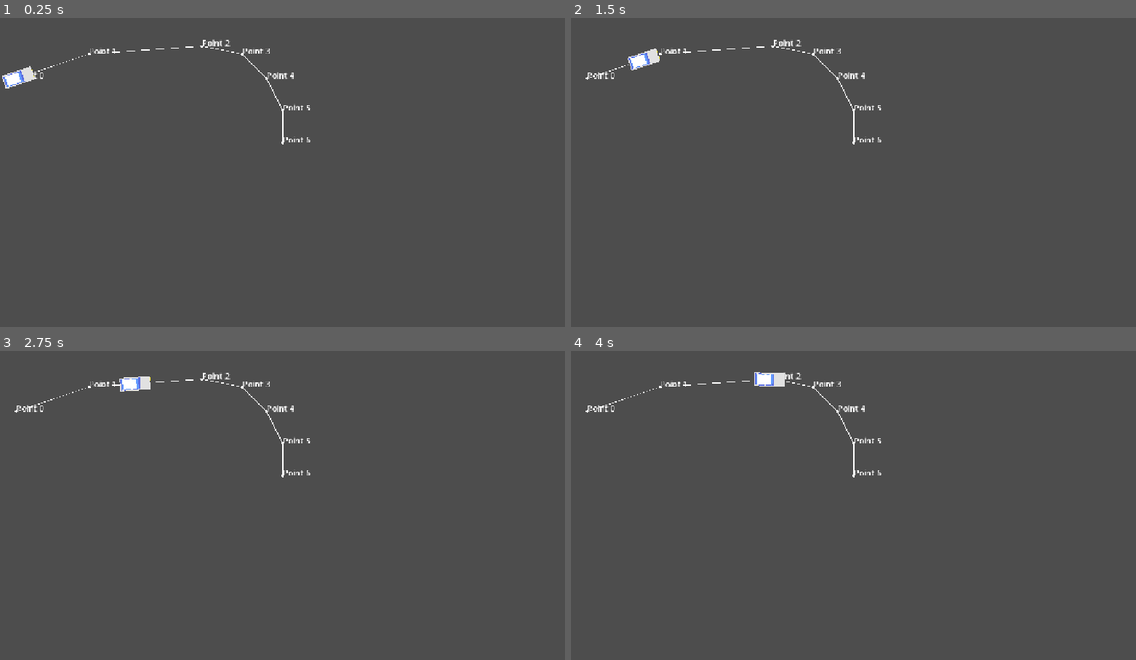
Above: before the commit, frames 1-4 (two rows, left to right).
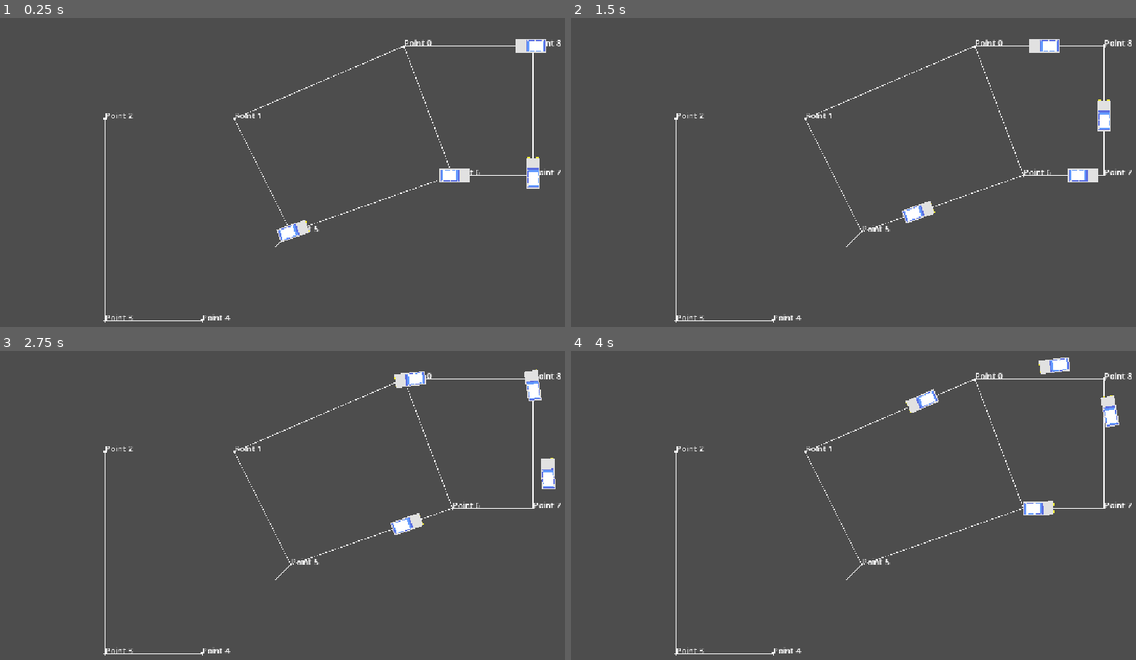
Above: after the commit, the same moments.

Repository: VovqaGuss/Town_sim
Game: Godot game, scene res://prefubs/scene/Polygons/test_polygon.tscn
Two runs of this game, one before a commit and one after it. Both use one fixed random seed, a clock stepped at 60 frames per second and the inputs below. The project has no main scene, so this scene is started directly.
Inputs (mouse positions are in pixels of both pictures, inside the frame that each line leads up to):
- Up to frame 1 (0.25 s): no input
- Up to frame 2 (1.5 s): move the mouse to (989, 153) at 0.52 s; click (989, 153) at 0.67 s; drag from (746, 184) to (633, 64) at 1.27 s
- Up to frame 3 (2.75 s): move the mouse to (350, 431) at 2.02 s; click (350, 431) at 2.17 s
- Up to frame 4 (4 s): drag from (830, 567) to (689, 452) at 2.77 s; move the mouse to (1034, 551) at 3.52 s; click (1034, 551) at 3.67 s

The runs differ from the first frame. In frame 1, 2.4% of the frame differs, in the area x 0-100%, y 6-99%; in frame 2, 2.6%, in the area x 2-100%, y 6-99%; in frame 3, 2.5%; in frame 4, 2.5%.

Commit message:
TrafficLights

Diff:
--- a/vsoh-georaphy/prefubs/scene/Polygons/test_polygon.tscn
+++ b/vsoh-georaphy/prefubs/scene/Polygons/test_polygon.tscn
@@ -7,44 +7,56 @@
 [sub_resource type="Resource" id="Resource_urinb"]
 script = ExtResource("2_urinb")
 name = "Point 0"
-position = Vector2(32, 144)
-next_points = Array[int]([1])
+position = Vector2(800, 80)
+next_points = Array[int]([1, 8, 6])
 
 [sub_resource type="Resource" id="Resource_dm12r"]
 script = ExtResource("2_urinb")
 name = "Point 1"
-position = Vector2(176, 96)
-next_points = Array[int]([2])
+position = Vector2(464, 224)
+next_points = Array[int]([2, 5])
 
 [sub_resource type="Resource" id="Resource_q3vch"]
 script = ExtResource("2_urinb")
 name = "Point 2"
-position = Vector2(400, 80)
+position = Vector2(208, 224)
 next_points = Array[int]([3])
 
 [sub_resource type="Resource" id="Resource_pqlhq"]
 script = ExtResource("2_urinb")
 name = "Point 3"
-position = Vector2(480, 96)
+position = Vector2(208, 624)
 next_points = Array[int]([4])
 
 [sub_resource type="Resource" id="Resource_khdv5"]
 script = ExtResource("2_urinb")
 name = "Point 4"
-position = Vector2(528, 144)
+position = Vector2(400, 624)
 next_points = Array[int]([5])
 
 [sub_resource type="Resource" id="Resource_kwvtv"]
 script = ExtResource("2_urinb")
 name = "Point 5"
-position = Vector2(560, 208)
-next_points = Array[int]([6])
+position = Vector2(576, 448)
+next_points = Array[int]([6, 1])
 
 [sub_resource type="Resource" id="Resource_0krjl"]
 script = ExtResource("2_urinb")
 name = "Point 6"
-position = Vector2(560, 272)
+position = Vector2(896, 336)
 next_points = Array[int]([7])
+
+[sub_resource type="Resource" id="Resource_majs1"]
+script = ExtResource("2_urinb")
+name = "Point 7"
+position = Vector2(1056, 336)
+next_points = Array[int]([8])
+
+[sub_resource type="Resource" id="Resource_wejuv"]
+script = ExtResource("2_urinb")
+name = "Point 8"
+position = Vector2(1056, 80)
+next_points = Array[int]([0])
 
 [node name="TestPolygon" type="Node2D" unique_id=1445130733]
 
@@ -52,12 +64,32 @@
 script = ExtResource("1_urinb")
 grid_size = Vector2(16, 16)
 debug = true
-points = Array[ExtResource("2_urinb")]([SubResource("Resourc …(155 unchanged characters)… e_kwvtv"), SubResource("Resource_0krjl")])
+points = Array[ExtResource("2_urinb")]([SubResource("Resourc …(155 unchanged characters)… e_kwvtv"), SubResource("Resource_0krjl"), SubResource("Resource_majs1"), SubResource("Resource_wejuv")])
 metadata/_custom_type_script = "uid://cup1qrdjgig7h"
 
 [node name="Camera2D" type="Camera2D" parent="." unique_id=238457510]
 position = Vector2(576, 324)
 
-[node name="PrivateVahicle" parent="." unique_id=575774730 instance=ExtResource("3_dm12r")]
-position = Vector2(74, 359)
-final_point_idx = 6
+[node name="PrivateVehicle" parent="." unique_id=575774730 instance=ExtResource("3_dm12r")]
+position = Vector2(224, 320)
+starter_point_idx = 7
+final_point_idx = 4
+
+[node name="PrivateVehicle2" parent="." unique_id=72642157 instance=ExtResource("3_dm12r")]
+position = Vector2(256, 400)
+starter_point_idx = 5
+
+[node name="PrivateVehicle3" parent="." unique_id=2003273016 instance=ExtResource("3_dm12r")]
+position = Vector2(144, 480)
+starter_point_idx = 6
+final_point_idx = 2
+
+[node name="PrivateVehicle4" parent="." unique_id=1820527693 instance=ExtResource("3_dm12r")]
+position = Vector2(128, 368)
+starter_point_idx = 8
+final_point_idx = 3
+
+[node name="PrivateVehicle5" parent="." unique_id=522259577 instance=ExtResource("3_dm12r")]
+position = Vector2(368, 496)
+starter_point_idx = 6
+final_point_idx = 3
--- /dev/null
+++ b/vsoh-georaphy/prefubs/scene/Road_Managmend/traffic_light.tscn
@@ -0,0 +1,10 @@
+[gd_scene format=3 uid="uid://lcs7ccq5xs1v"]
+
+[ext_resource type="Script" uid="uid://dnah5gsectfum" path="res://scripts/classes/Road_traffic/TrafficLight/traffic_light_scr.gd" id="1_q1i7t"]
+
+[node name="TrafficLight" type="Node2D" unique_id=614520602]
+script = ExtResource("1_q1i7t")
+
+[node name="Timers" type="Node2D" parent="." unique_id=438800020]
+
+[node name="Timer" type="Timer" parent="Timers" unique_id=890260439]
--- a/vsoh-georaphy/prefubs/scene/Vahicles/private_vahicle.tscn
+++ b/vsoh-georaphy/prefubs/scene/Vahicles/private_vahicle.tscn
@@ -1,14 +1,13 @@
 [gd_scene format=3 uid="uid://br1el582c6ei1"]
 
-[ext_resource type="Script" uid="uid://du0x2il84vcna" path="res://scripts/classes/Road_traffic/Vehicle/PrivateVehicle/private_vahicle_scr.gd" id="1_oufrr"]
+[ext_resource type="Script" uid="uid://bsltg8nnds1pf" path="res://scripts/classes/Road_traffic/Vehicle/PrivateVehicle/private_vehicle_scr.gd" id="1_poc4b"]
 [ext_resource type="Texture2D" uid="uid://dwg68uoxlsbus" path="res://recousres/sprites/shelds/Car.png" id="2_poc4b"]
 
 [sub_resource type="RectangleShape2D" id="RectangleShape2D_quss6"]
 size = Vector2(60, 26)
 
-[node name="PrivateVahicle" type="Node2D" unique_id=575774730]
-script = ExtResource("1_oufrr")
-metadata/_custom_type_script = "uid://du0x2il84vcna"
+[node name="PrivateVehicle" type="Node2D" unique_id=575774730]
+script = ExtResource("1_poc4b")
 
 [node name="Body" type="Node2D" parent="." unique_id=969850357]
 rotation = -1.5707964
--- a/vsoh-georaphy/scripts/classes/Road_traffic/MarchruteManager/matchrute_manager.gd
+++ /dev/null
@@ -1,14 +0,0 @@
-class_name MarchurteManager
-extends Node
-
-var travel_nodes : Array[TravelNode]
-
-
-func create_marchrute(from_node : TravelNode, to_node : TravelNode) -> Variant:
-	var result
-
-
-
-
-
-	return result
--- a/vsoh-georaphy/scripts/classes/Road_traffic/RoadNetworkManager/road_network_manager.gd
+++ b/vsoh-georaphy/scripts/classes/Road_traffic/RoadNetworkManager/road_network_manager.gd
@@ -3,7 +3,8 @@
 extends Node2D
 
 ##---------------TASK LIST -----------------
-## 1. Add J-Gizmos
+## 1. Add J-Gizmos ✔
+## 2. Try optimaze J-Gizmos (future)
 
 @export_subgroup("PointManager")
 @export_tool_button("Create new point", "CurveCreate") var create_new_point_button = _create_point
@@ -16,7 +17,7 @@
 		queue_redraw()
 		points = value
 
-var gizmos : Array = []
+var gizmos : Array[J_Gizmo2D_Handle] = []
 
 func _enter_tree() -> void:
 	if Engine.is_editor_hint():
@@ -34,19 +35,19 @@
 			_refresh_gizmos()
 
 func _refresh_gizmos() -> void:
-	gizmos.clear()
+	gizmos.clear() #Очищается текущий массив gizmos
 
-	for i in range(points.size()):
+	for i in range(points.size()): #Создается столько же Gizmo как и колличество элемнтов в Points
 		var gizmo := J_Gizmo2D_Handle.new()
 
-		gizmo.quick_setup(
+		gizmo.quick_setup( #Подключаем функции к каждому Gizmo
 			_on_gizmo_drag.bind(i),
 			'_undo_drag',
 			'_redo_drag'
 		)
 
-		gizmo.position = points[i].position
-		gizmos.append(gizmo)
+		gizmo.position = points[i].position #при спавне будет позиция point
+		gizmos.append(gizmo) #Добавляется в массив
 
 	if Engine.is_editor_hint():
 		var base_control = EditorInterface.get_base_control()
--- /dev/null
+++ b/vsoh-georaphy/scripts/classes/Road_traffic/TrafficLight/traffic_light_scr.gd
@@ -0,0 +1,47 @@
+class_name TrafficLight
+extends Node2D
+
+enum Lights {
+	RED,
+	YELLOW,
+	GREEN
+}
+
+## Here s light options
+@export_category("Lights")
+
+## Response time:
+## 0. - Red light
+## 1. - Yellow light
+## 2. - Green light
+@export var Durations: Dictionary = {
+	Lights.RED : 0.0,
+	Lights.YELLOW : 0.0,
+	Lights.GREEN : 0.0
+}
+
+signal light_signal_change_req
+signal signal_light_was_chaged
+
+var current_light : Lights = Lights.RED
+
+const SECOND = 60
+const MINUTE = 60
+var seconds = 0
+var num = 0
+
+func _process(delta: float) -> void:
+	num += 1
+	if num == SECOND:
+		print("Second!")
+		seconds += 1
+		num = 0
+
+	if seconds == MINUTE:
+		print("Minute!")
+		seconds = 0
+
+func _change_light(inpt_light : Lights) -> void:
+
+	signal_light_was_chaged.emit()
+	current_light = inpt_light
--- a/vsoh-georaphy/scripts/classes/Road_traffic/Vehicle/PrivateVehicle/private_vahicle_scr.gd
+++ b/vsoh-georaphy/scripts/classes/Road_traffic/Vehicle/PrivateVehicle/private_vehicle_scr.gd
@@ -1,4 +1,4 @@
-class_name PrivateVahicle
+class_name PrivateVehicle
 extends Node2D
 
 @export var starter_point_idx : int = 0 ##Point indx
@@ -107,11 +107,13 @@
 
 
 	var curr = final_idx
+	var i : int = 0
+
+	print(parents)
 
 	while curr != start_idx:
-
 		compiled_marchrute.append(curr)
-		curr = parents[curr]
+		curr = parents[curr] #parents уже заполнен самыми близкими соседями всех точек
 
 	compiled_marchrute.append(start_idx)
 	compiled_marchrute.reverse()
Binary file added: vsoh-georaphy/recousres/sprites/shelds/TrafficLights.png
Not shown, added: vsoh-georaphy/recousres/sprites/shelds/TrafficLights.png.import
Not shown, added: vsoh-georaphy/scripts/classes/Road_traffic/TrafficLight/traffic_light_scr.gd.uid
Not shown, removed: vsoh-georaphy/scripts/classes/Road_traffic/Vehicle/PrivateVehicle/private_vahicle_scr.gd.uid
Not shown, added: vsoh-georaphy/scripts/classes/Road_traffic/Vehicle/PrivateVehicle/private_vehicle_scr.gd.uid
Not shown, added: vsoh-georaphy/prefubs/scene/Polygons/test_polygon.tscn6665662921.tmp
